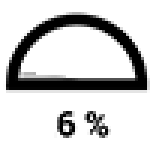
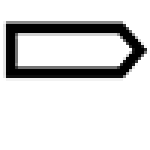
Revision of a layered w=150, h=150 image; what changed, layer by layer:
added group "without backgrounds" (multiply) with 13 layers above "with backgrounds" over (3, 12, 150, 138)
added layer "generic_gene" (multiply) in group "without backgrounds" over (3, 21, 150, 81)
hid "RBS3.png", blend normal → multiply, moved it into group "with backgrounds" over (3, 12, 150, 138)
